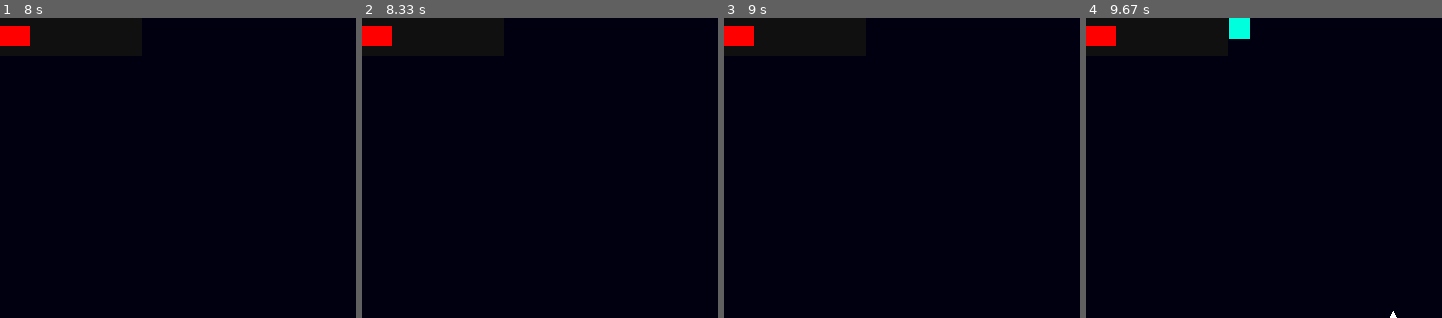
Above: before the commit, frames 1-4 (left to right).
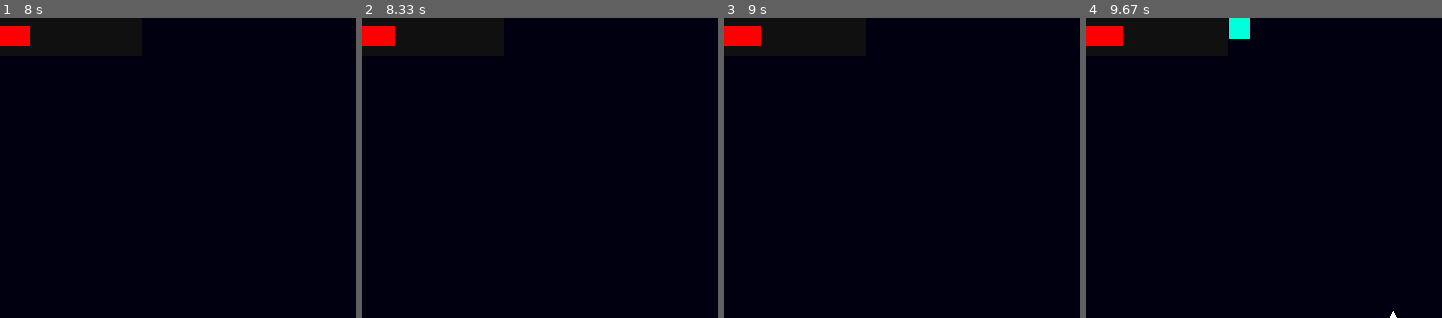
Above: after the commit, the same moments.

Repository: CaptRojoThe3rd/pygame-example-1
Game: pygame game, started from main.py
Two runs of this game, one before a commit and one after it. Both use one fixed random seed, a clock stepped at 60 frames per second and the inputs below.
Inputs:
- Up to frame 1 (8 s): tap E at 0.33 s; tap W at 0.67, 6, 6.4, 6.7, 6.9, 7.23, 7.53, 7.73 s; tap S at 2 s; tap A at 3.33 s; tap D at 4.67 s
- Up to frame 2 (8.33 s): tap W at 8.03, 8.3 s
- Up to frame 3 (9 s): tap W at 8.63, 8.93 s
- Up to frame 4 (9.67 s): tap W at 9.07, 9.47 s
The pictures show only the part of the screen within x 15-65%, y 2-52%; the shares and areas given below are measured in that part.

Frame 1 is identical in both runs. In frame 2, less than 0.1% of the frame differs, in the area x 8-10%, y 2-10%; in frame 3, 0.1%, in the area x 8-11%, y 2-10%; in frame 4, 0.1%.

Commit message:
don't require updating dict to add more players

Diff:
--- a/main.py
+++ b/main.py
@@ -17,7 +17,7 @@
 
 PLAYER_SIZE = 30
 PLAYER_SPEED = 5
-PLAYER_HEAL_SPEED = 2 # chance; out of 1000
+PLAYER_HEAL_SPEED = 10 # chance; out of 1000
 PLAYER_COLOR = (0xff, 0xff, 0xff)
 
 HEALTHBAR_BG_COLOR = (0x10, 0x10, 0x10)
@@ -28,8 +28,7 @@
 BULLET_COLOR = (0x80, 0x80, 0x80)
 
 
-keys = {pygame.K_UP: False, pygame.K_DOWN: False, pygame.K_LEFT: False, pygame.K_RIGHT: False, pygame.K_SLASH: False,
-		pygame.K_w: False, pygame.K_s: False, pygame.K_a: False, pygame.K_d: False, pygame.K_e: False}
+keys = {}
 game_over: bool = False
 
 
@@ -76,6 +75,8 @@
 		self.health: int = 100
 		self.just_fired: bool = False
 		self.map: list = map
+		for v in map:
+			keys[v] = False
 		self.id: int = id
 
 	def update(self) -> bool:
